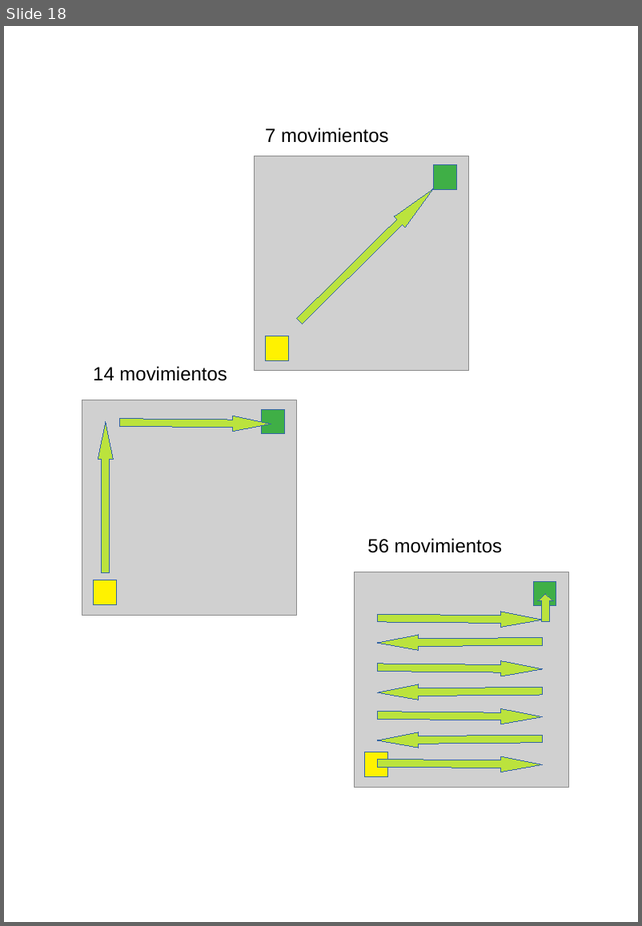
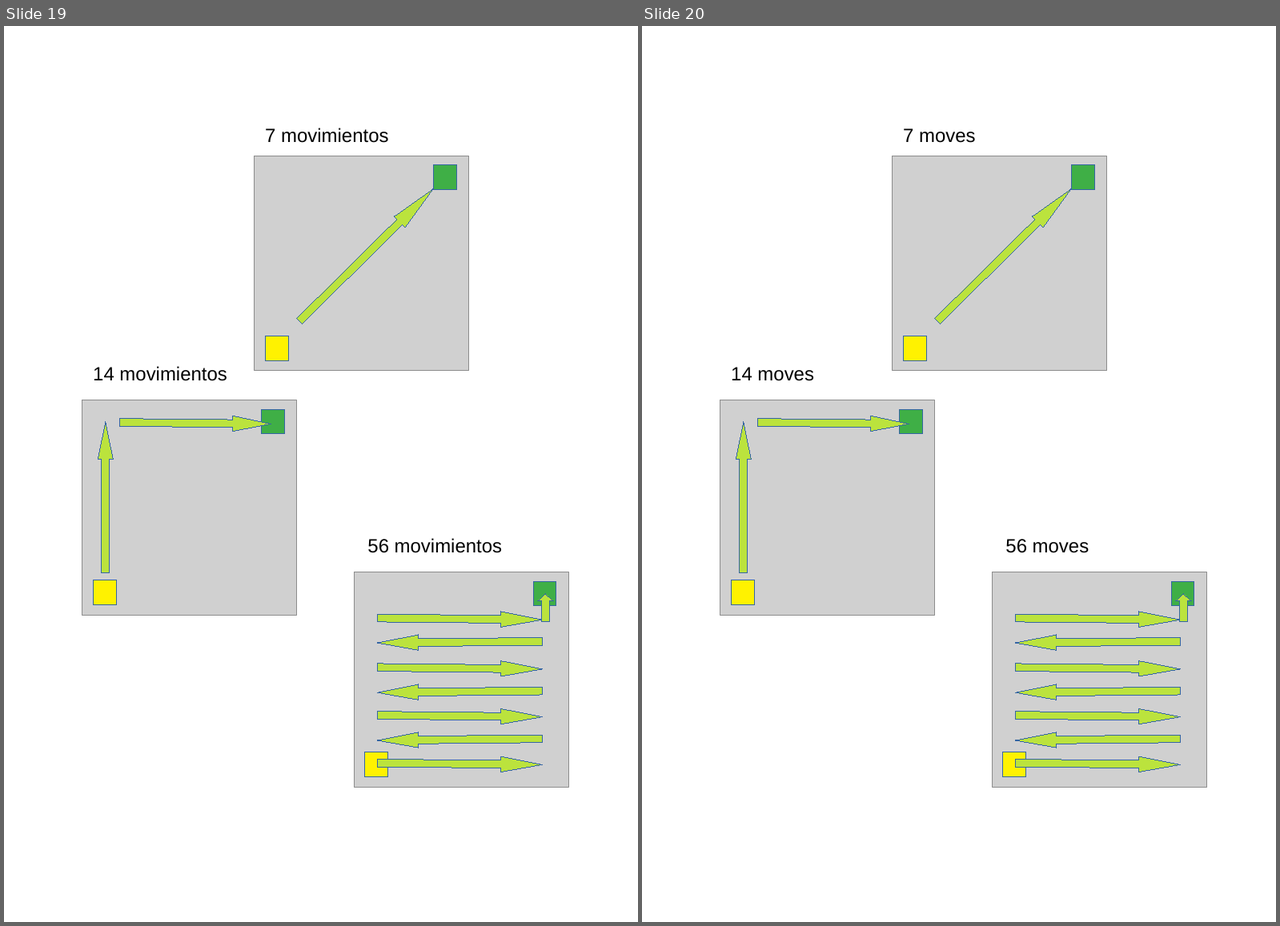
Before and after one commit to fabhrius/La-Cosa, a slide deck: capitulos/5 - Eficiencia y numero de calculos/Eficiencia y numero de calculos.odp. Shown side by side, each under a label of ours: slide 18 before the commit, slides 19 and 20 after it. The pictures are 642x926 and 1280x926 pixels, drawn with LibreOffice and Linux fonts; fonts in the diff are those of the drawing; grey boxes stand for pictures. Boxes give left, top, right and bottom in pixels: in the first picture for what was removed or moved away, otherwise in the second. Text is boxed around its words. In the diff, an @@ line names an element or a change of style, - is before the commit and + after.

```diff
--- a/capitulos/5 - Eficiencia y numero de calculos/Eficiencia y numero de calculos.odp
+++ b/capitulos/5 - Eficiencia y numero de calculos/Eficiencia y numero de calculos.odp
@@ slide 20 added at bbox=[642, 26, 1276, 922], background #FFFFFF @@
@@ text added at bbox=[903, 128, 976, 143], 18 pt, text #000000 @@
+7 moves
@@ picture added at bbox=[892, 156, 1106, 371] @@
@@ rectangle added at bbox=[1071, 164, 1094, 189], fill #3FAF46, outline #3465A4 0 pt @@
@@ up arrow added at bbox=[932, 184, 1076, 326], fill #BBE33D, outline #3465A4 0 pt @@
@@ rectangle added at bbox=[904, 336, 926, 361], fill #FFF200, outline #3465A4 0 pt @@
@@ text added at bbox=[731, 367, 814, 381], 18 pt, text #000000 @@
+14 moves
@@ picture added at bbox=[720, 400, 935, 615] @@
@@ rectangle added at bbox=[900, 409, 923, 433], fill #3FAF46, outline #3465A4 0 pt @@
@@ up arrow added at bbox=[736, 421, 751, 572], fill #BBE33D, outline #3465A4 0 pt @@
@@ up arrow added at bbox=[757, 415, 908, 432], fill #BBE33D, outline #3465A4 0 pt @@
@@ text added at bbox=[1005, 539, 1089, 553], 18 pt, text #000000 @@
+56 moves
@@ picture added at bbox=[992, 572, 1206, 788] @@
@@ rectangle added at bbox=[731, 580, 754, 605], fill #FFF200, outline #3465A4 0 pt @@
@@ rectangle added at bbox=[1171, 581, 1194, 606], fill #3FAF46, outline #3465A4 0 pt @@
@@ up arrow added at bbox=[1175, 594, 1191, 621], fill #BBE33D, outline #3465A4 0 pt @@
@@ up arrow added at bbox=[1015, 610, 1180, 627], fill #BBE33D, outline #3465A4 0 pt @@
@@ up arrow added at bbox=[1015, 633, 1180, 650], fill #BBE33D, outline #3465A4 0 pt @@
@@ up arrow added at bbox=[1015, 659, 1180, 676], fill #BBE33D, outline #3465A4 0 pt @@
@@ up arrow added at bbox=[1015, 683, 1180, 700], fill #BBE33D, outline #3465A4 0 pt @@
@@ up arrow added at bbox=[1015, 708, 1180, 724], fill #BBE33D, outline #3465A4 0 pt @@
@@ up arrow added at bbox=[1015, 731, 1180, 748], fill #BBE33D, outline #3465A4 0 pt @@
@@ rectangle added at bbox=[1003, 752, 1026, 777], fill #FFF200, outline #3465A4 0 pt @@
@@ up arrow added at bbox=[1015, 755, 1180, 772], fill #BBE33D, outline #3465A4 0 pt @@
@@ what was slide 18 is now slide 19 @@
```
Also in this commit, not shown: 1 other slide added, 46 other files.
